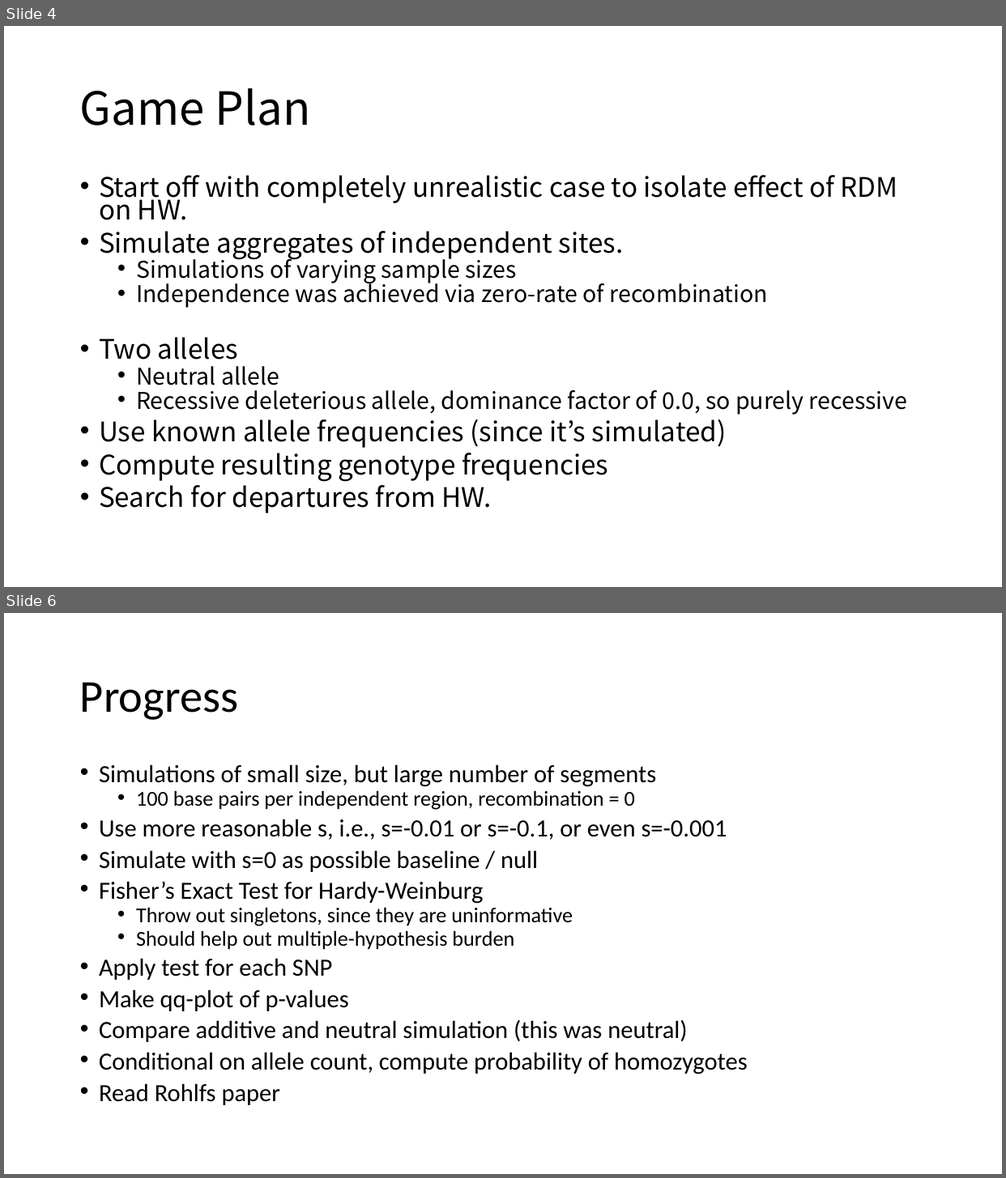
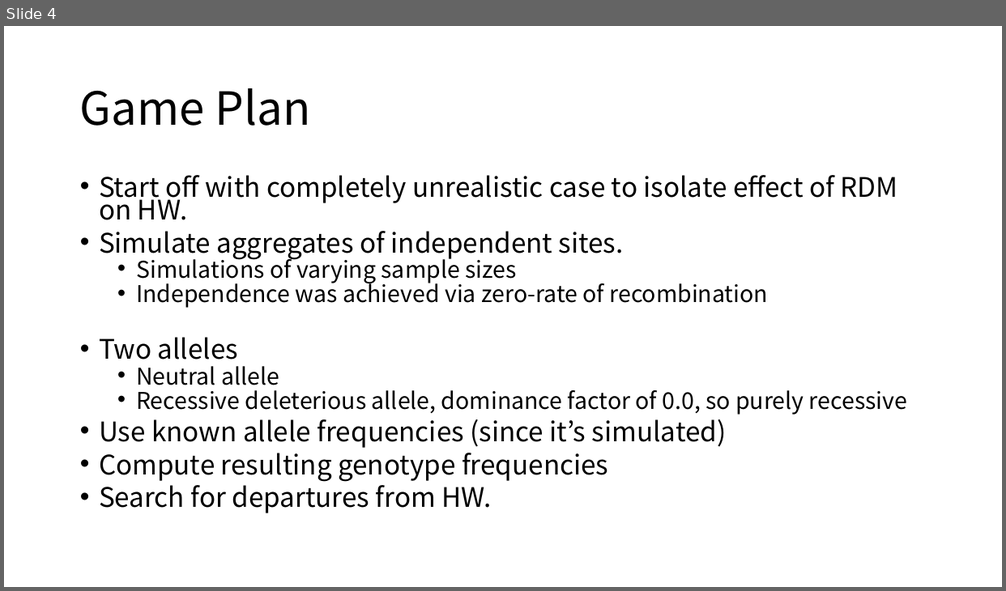
Before and after one commit to jon-mah/RDM_HW, a slide deck: Summary/20201014_RDM_HW_rotation_update.pptx. Shown one above the other, each under a label of ours: slides 4 and 6 before the commit, slide 4 after it; the slides between them are not shown. The pictures are 1006x1178 and 1006x591 pixels, drawn with LibreOffice and Linux fonts; fonts in the diff are those of the drawing. Boxes give left, top, right and bottom in pixels: in the first picture for what was removed or moved away, otherwise in the second. Text is boxed around its words. In the diff, an @@ line names an element or a change of style, - is before the commit and + after.

Commit message:
additive simulations.

```diff
--- a/Summary/20201014_RDM_HW_rotation_update.pptx
+++ b/Summary/20201014_RDM_HW_rotation_update.pptx
@@ slide 6 removed at [4,613,1002,1174], background #FFFFFF @@
@@ title removed at [80,682,238,720] @@
-Progress
@@ text removed at [99,764,748,1105] @@
-• Simulations of small size, but large number of segments
-  • 100 base pairs per independent region, recombination = 0
-• Use more reasonable s, i.e., s=-0.01 or s=-0.1, or even s=-0.001
-• Simulate with s=0 as possible baseline / null
-• Fisher’s Exact Test for Hardy-Weinburg
-  • Throw out singletons, since they are uninformative
-  • Should help out multiple-hypothesis burden
-• Apply test for each SNP
-• Make qq-plot of p-values
-• Compare additive and neutral simulation (this was neutral)
-• Conditional on allele count, compute probability of homozygotes
-• Read Rohlfs paper
```
Also in this commit, not shown: 3 slides changed, 4 slides added, 25 other files.
